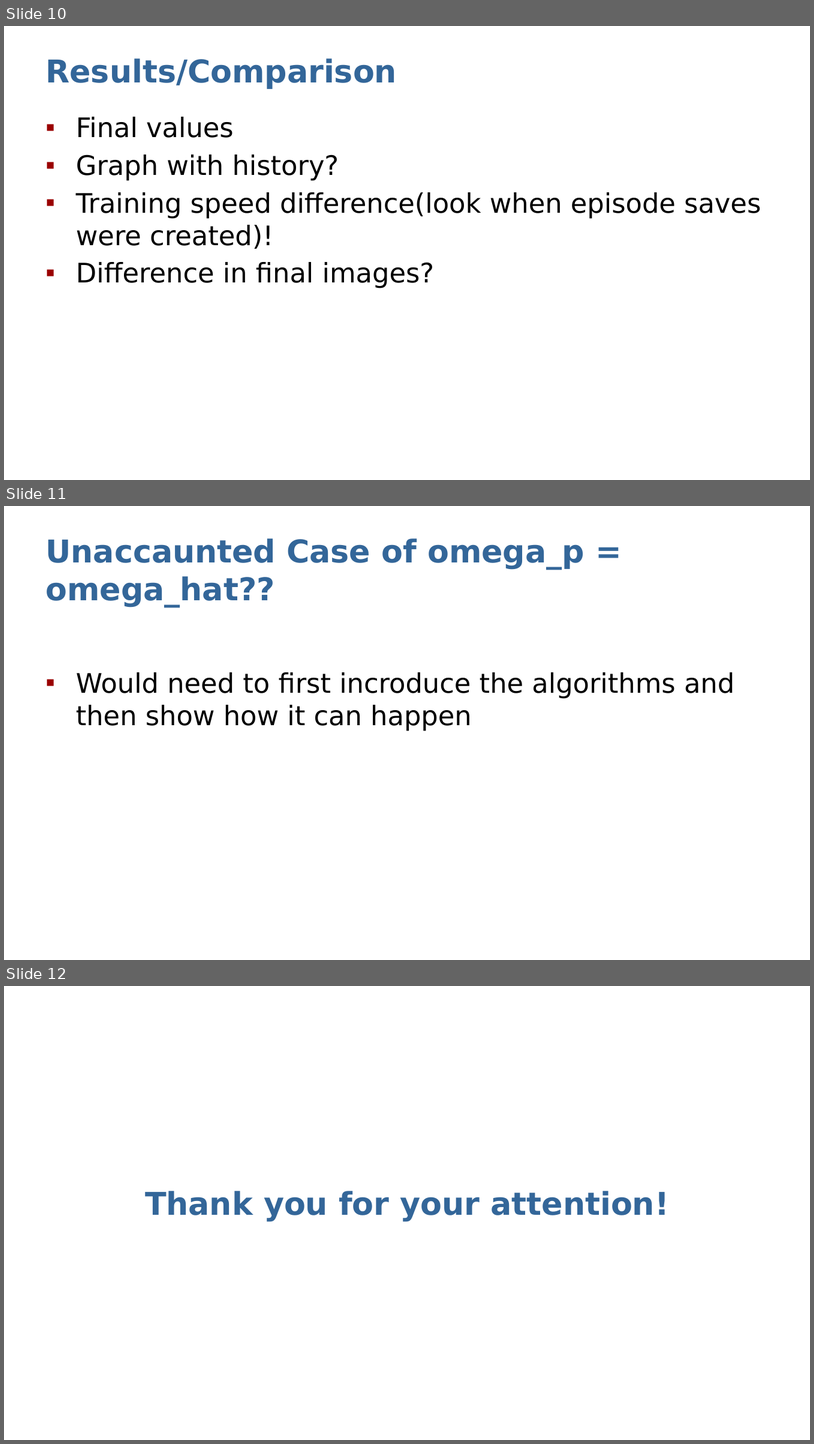
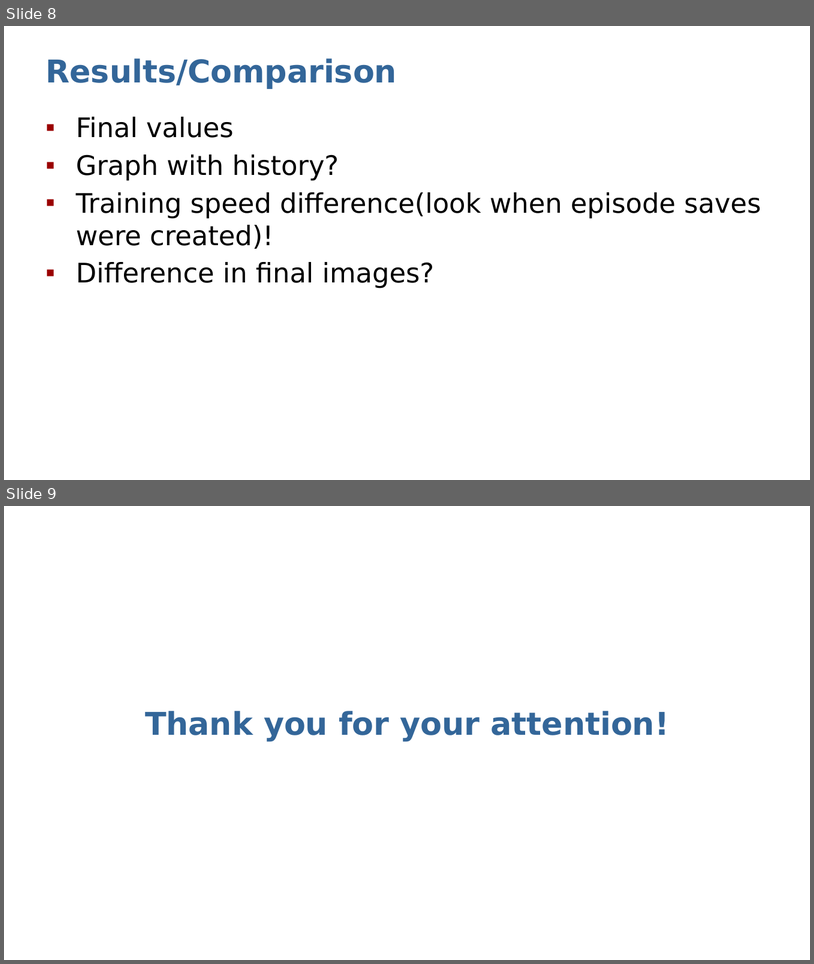
Before and after one commit to Dystron/Forked_EfficientPS, a slide deck: Crop-Aware Panoptic Segmentation.pptx. Shown one above the other, each under a label of ours: slides 10, 11 and 12 before the commit, slides 8 and 9 after it. The pictures are 814x1444 and 814x964 pixels, drawn with LibreOffice and Linux fonts; fonts in the diff are those of the drawing. Boxes give left, top, right and bottom in pixels: in the first picture for what was removed or moved away, otherwise in the second. Text is boxed around its words. In the diff, an @@ line names an element or a change of style, - is before the commit and + after.

```diff
--- a/Crop-Aware Panoptic Segmentation.pptx
+++ b/Crop-Aware Panoptic Segmentation.pptx
@@ slide 11 removed at <box>4,506,810,960</box>, background #FFFFFF @@
@@ title removed at <box>45,538,585,607</box> @@
-Unaccaunted Case of omega_p = omega_hat??
@@ text removed at <box>76,672,735,731</box> @@
-▪ Would need to first incroduce the algorithms and then show how it can happen
@@ what was slide 10 is now slide 8 @@
@@ what was slide 12 is now slide 9 @@
```
Also in this commit, not shown: 2 slides changed, 3 slides added, 5 other slides removed.
